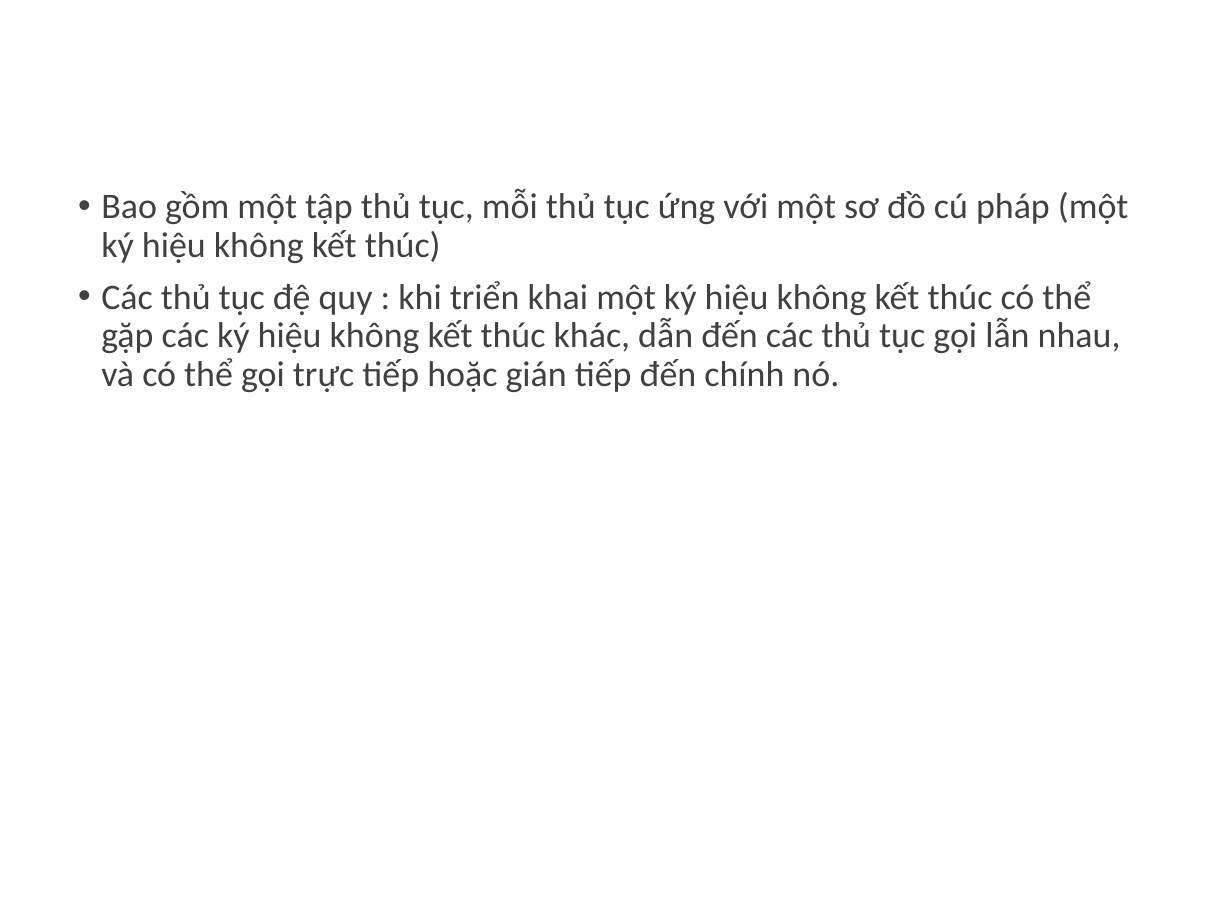
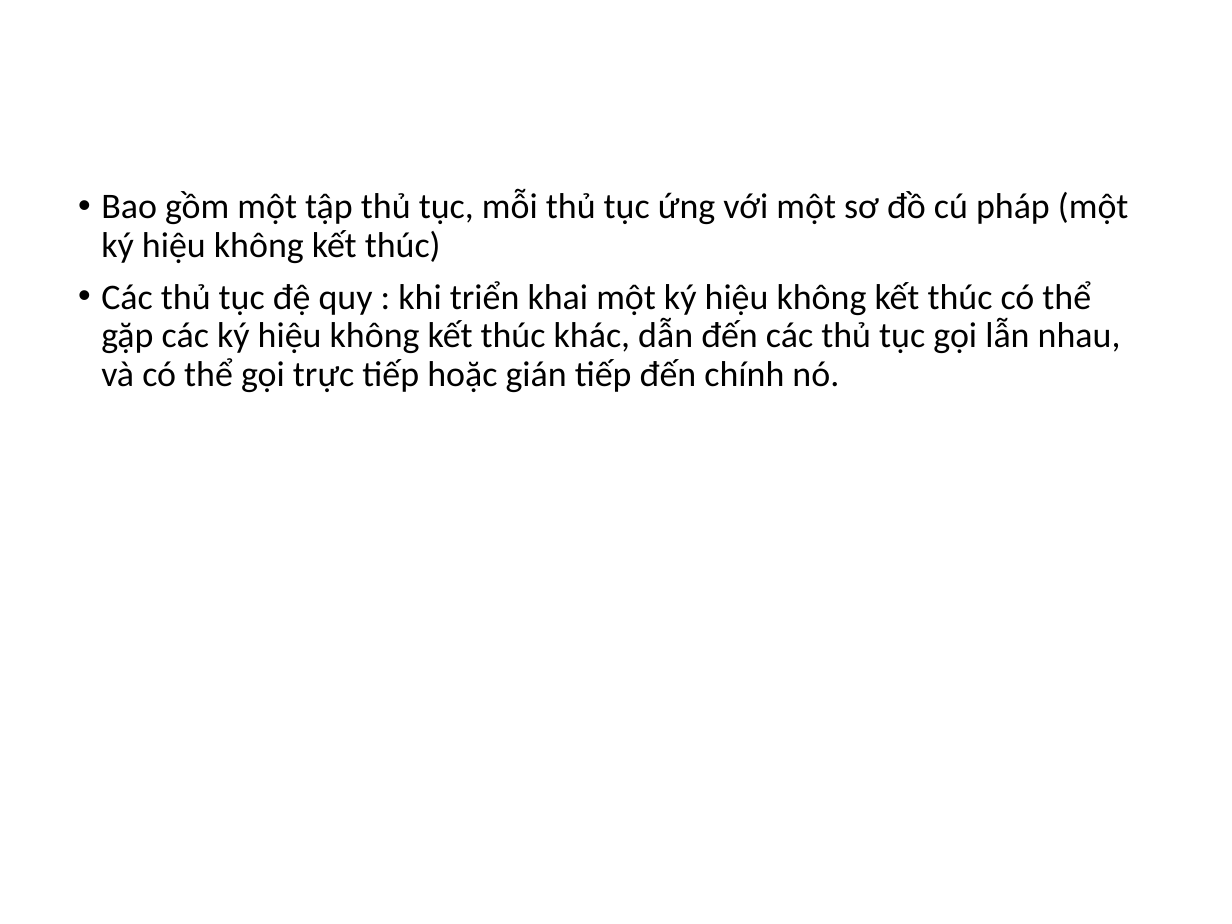
Before and after one commit to dangxuanvuong98/kpl-parser, a slide deck: slide 3 of BaoCao/Nhom3.pptx. Drawn at 1232x924 pixels with LibreOffice and Linux fonts; fonts in the diff are those of the drawing; background and template pictures are left out. Boxes give left, top, right and bottom in pixels: in the first picture for what was removed or moved away, otherwise in the second. Text is boxed around its words. In the diff, an @@ line names an element or a change of style, - is before the commit and + after.

```diff
--- a/BaoCao/Nhom3.pptx
+++ b/BaoCao/Nhom3.pptx
@@ text "Bao gồm một tập thủ ..." at box(101, 188, 1129, 392): text colour #404040 to #000000 @@
```
Also in this commit, not shown: 4 other slides changed, 3 slides added, 1 slide removed, 1 other file.
